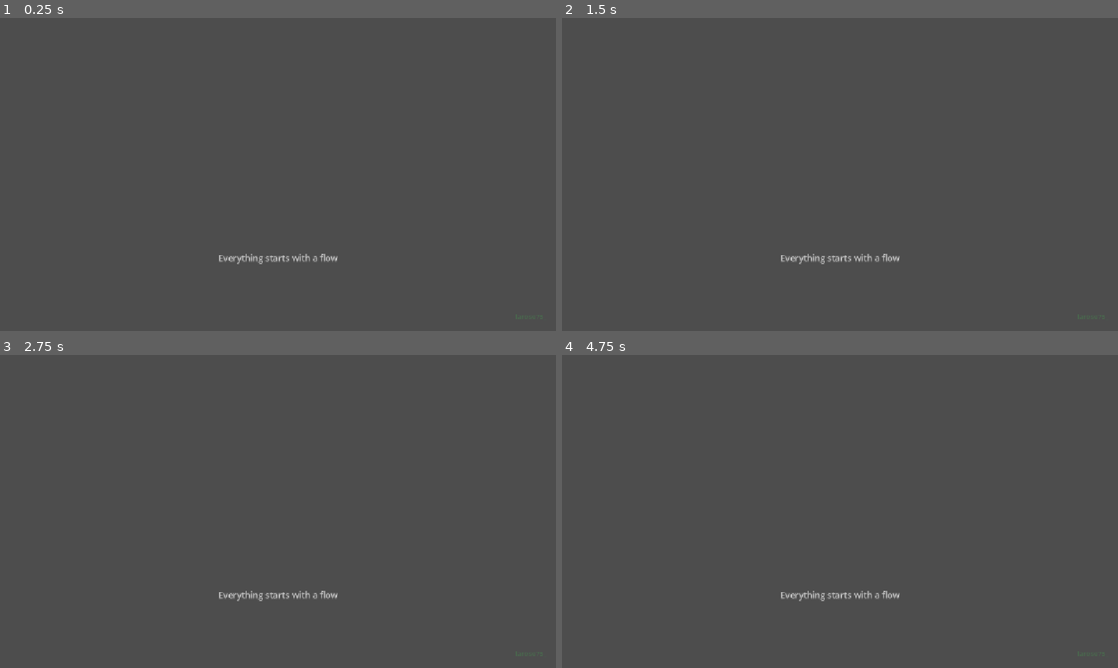
Above: before the commit, frames 1-4 (two rows, left to right).
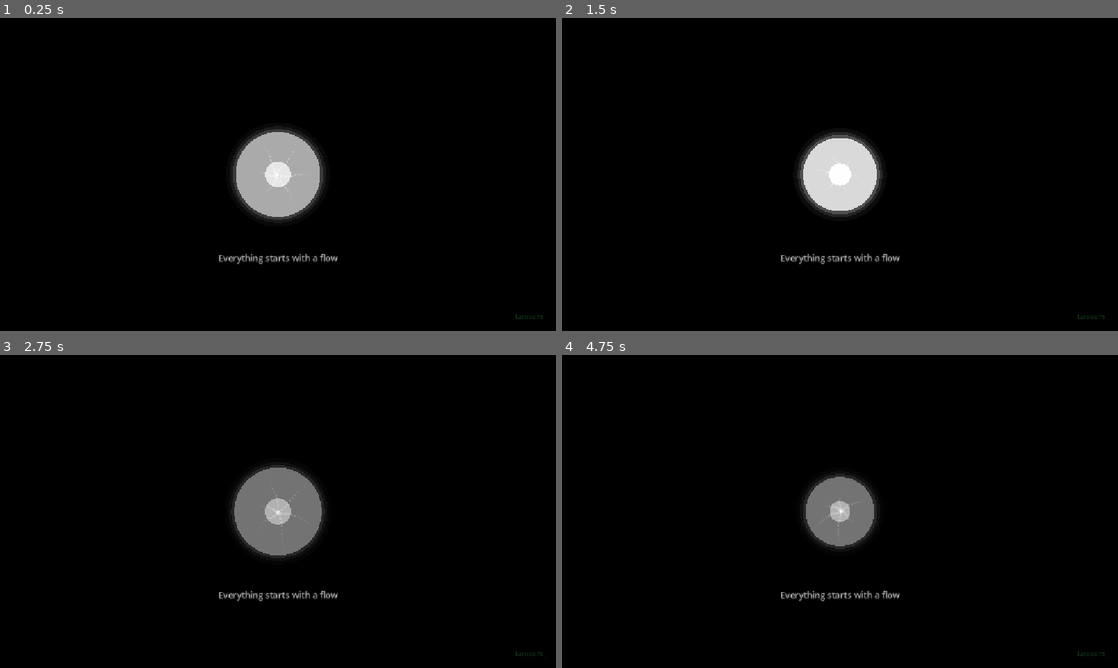
Above: after the commit, the same moments.

Repository: Larose75-precogn/structory
Game: Godot game, scene res://Main.tscn
Same seed, same stepped clock (60 frames per second), same inputs: the game is played once before the commit and once after it.
Inputs (mouse positions are in pixels of both pictures, inside the frame that each line leads up to):
- Up to frame 1 (0.25 s): no input
- Up to frame 2 (1.5 s): move the mouse to (962, 158) at 0.52 s; click (962, 158) at 0.67 s; move the mouse to (728, 190) at 1.27 s; click (728, 190) at 1.42 s
- Up to frame 3 (2.75 s): move the mouse to (333, 442) at 2.02 s; click (333, 442) at 2.17 s
- Up to frame 4 (4.75 s): move the mouse to (812, 574) at 2.77 s; click (812, 574) at 2.92 s; move the mouse to (1006, 558) at 3.52 s; click (1006, 558) at 3.67 s; move the mouse to (673, 464) at 4.27 s; click (673, 464) at 4.42 s

The runs differ from the first frame. In frame 1, 100% of the frame differs, in the area x 0-100%, y 0-100%; in frame 2, 100%; in frame 3, 100%; in frame 4, 100%.
Error before the commit: Parse Error: Cannot infer the type of "mouse_pos" variable because the value doesn't have a set type. (res://flow.gd:115)

Commit message:
Fix type inference errors for Godot 4.7 export
- Explicitly type variables inferred from Variant
- Simplify export_presets.cfg format

Diff:
--- a/flow.gd
+++ b/flow.gd
@@ -102,8 +102,8 @@
 			var wave_offset := sin(t * TAU + breath_time * 2.0 + i) * 3.0
 			pos += perp * wave_offset
 
-			var dot_alpha := flow_alpha * (1.0 - t) * 0.6
-			var dot_size := lerp(3.0, 1.0, t)
+			var dot_alpha: float = flow_alpha * (1.0 - t) * 0.6
+			var dot_size: float = lerp(3.0, 1.0, t)
 			draw_circle(pos, dot_size, Color(color.r, color.g, color.b, dot_alpha))
 
 
@@ -112,9 +112,9 @@
 		return
 
 	if event is InputEventMouseButton and event.pressed:
-		var mouse_pos := event.position
-		var center := get_viewport_rect().size / 2
-		var dist := center.distance_to(mouse_pos)
+		var mouse_pos: Vector2 = event.position
+		var center: Vector2 = get_viewport_rect().size / 2
+		var dist: float = center.distance_to(mouse_pos)
 
 		if dist <= clickable_radius:
 			exploded = true
Not shown, changed: export_presets.cfg
